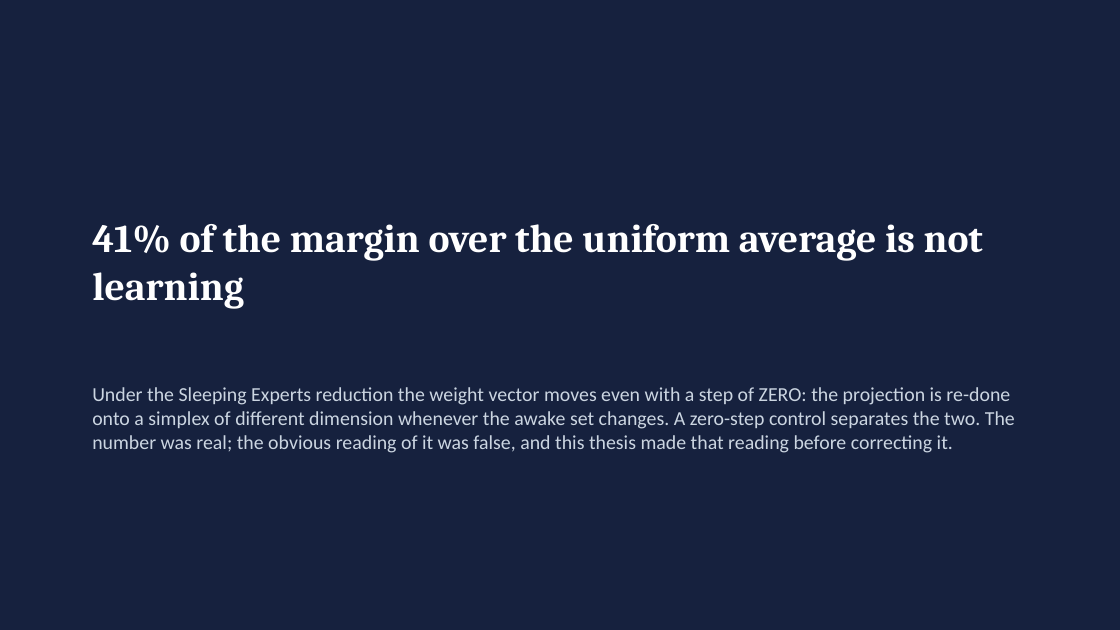
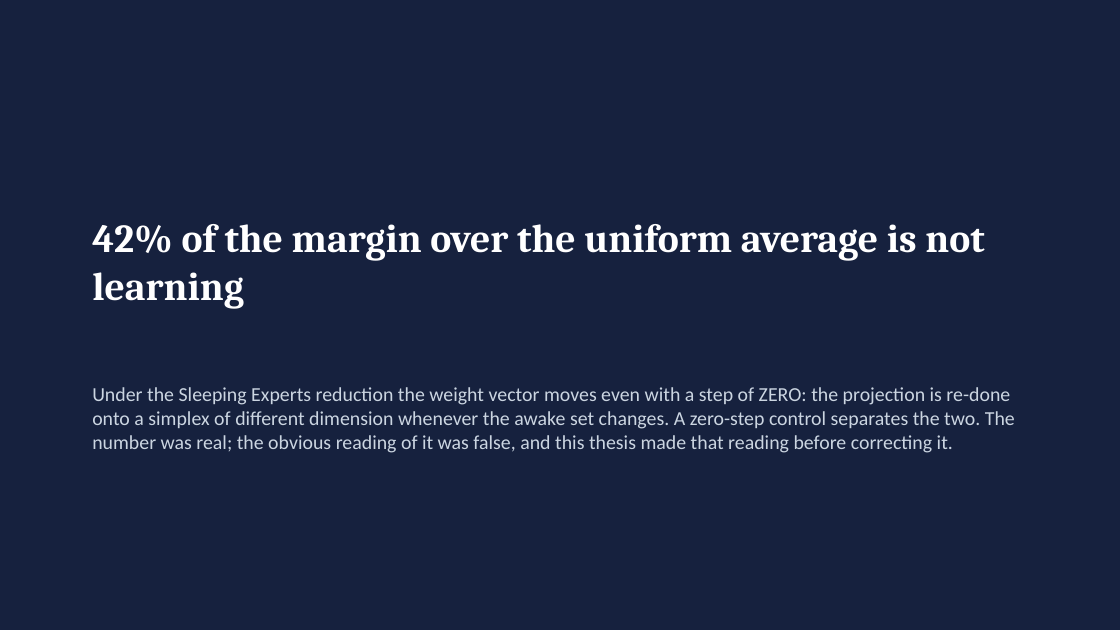
Before and after one commit to stefanos212/online-learning-betting-odds, a slide deck: slide 26 of docs/defense_presentation.pptx (slide 25 before the commit). Drawn at 1120x630 pixels with LibreOffice and Linux fonts; fonts in the diff are those of the drawing. Boxes give left, top, right and bottom in pixels: in the first picture for what was removed or moved away, otherwise in the second. Text is boxed around its words. In the diff, an @@ line names an element or a change of style, - is before the commit and + after.

```diff
--- a/docs/defense_presentation.pptx
+++ b/docs/defense_presentation.pptx
@@ title at (92,224,984,309): text changed @@
-41% of the margin over the uniform average is not learning
+42% of the margin over the uniform average is not learning
```
Also in this commit, not shown: 9 other slides changed, 1 slide added, 3 other files.
